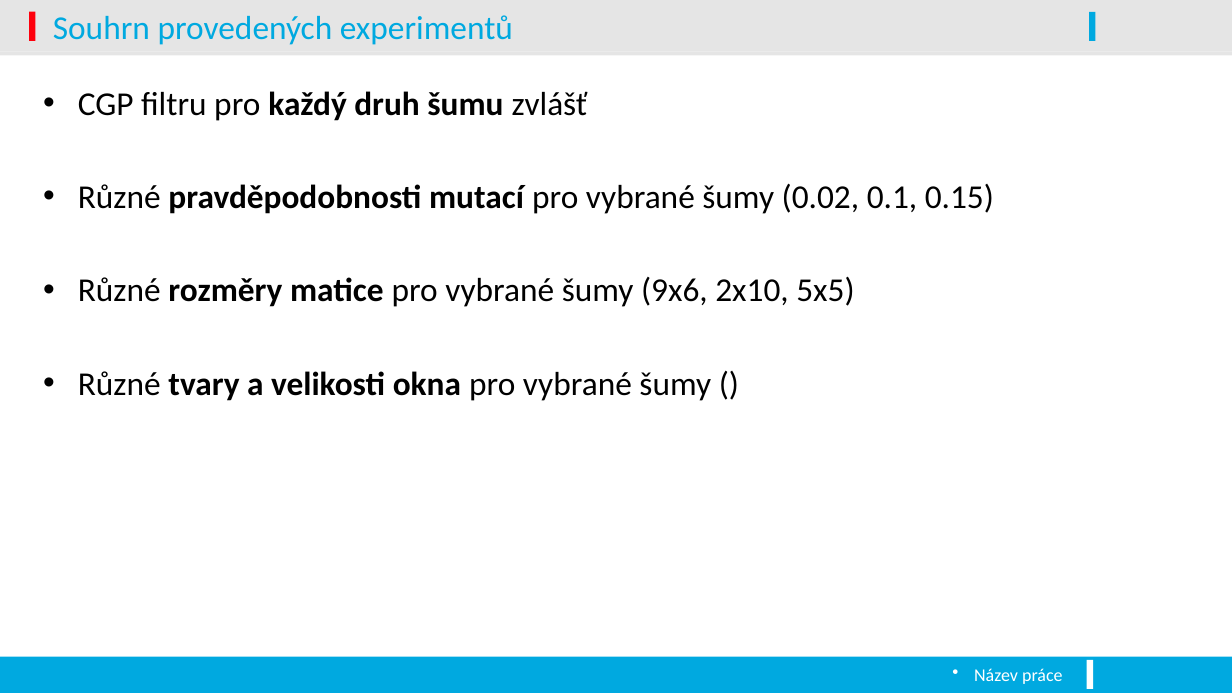
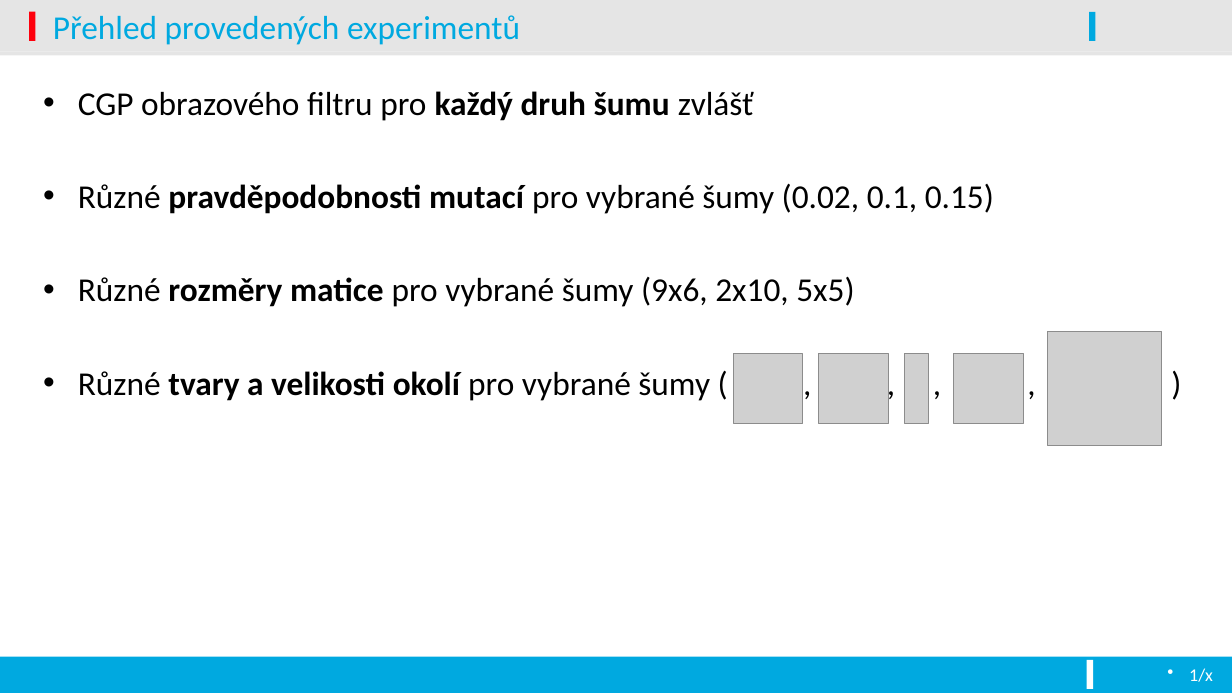
Before and after one commit to vojone/EVO, a slide deck: slide 4 of prezentace.pptx. Drawn at 1232x693 pixels with LibreOffice and Linux fonts; fonts in the diff are those of the drawing; grey boxes stand for pictures; background and template pictures are left out. Boxes give left, top, right and bottom in pixels: in the first picture for what was removed or moved away, otherwise in the second. Text is boxed around its words. In the diff, an @@ line names an element or a change of style, - is before the commit and + after.

```diff
--- a/prezentace.pptx
+++ b/prezentace.pptx
@@ title at [53,15,520,45]: text changed @@
-Souhrn provedených experimentů
+Přehled provedených experimentů
@@ text at [78,91,754,121]: text changed @@
-• CGP filtru pro každý druh šumu zvlášť
+• CGP obrazového filtru pro každý druh šumu zvlášť
@@ picture added at [733,354,802,423] @@
@@ picture added at [819,354,888,423] @@
@@ picture added at [905,354,929,423] @@
@@ picture added at [954,354,1023,423] @@
@@ picture added at [1048,332,1162,445] @@
@@ text at [78,371,710,401]: text changed @@
-• Různé tvary a velikosti okna pro vybrané šumy ()
+• Různé tvary a velikosti okolí pro vybrané šumy ( , , , , )
@@ text removed at [974,668,1062,684] @@
-Název práce
@@ text added at [1189,668,1213,682], 14 pt, text #FFFFFF @@
+1/x
```
Also in this commit, not shown: 2 other slides changed, 7 slides added, 2 slides removed.
